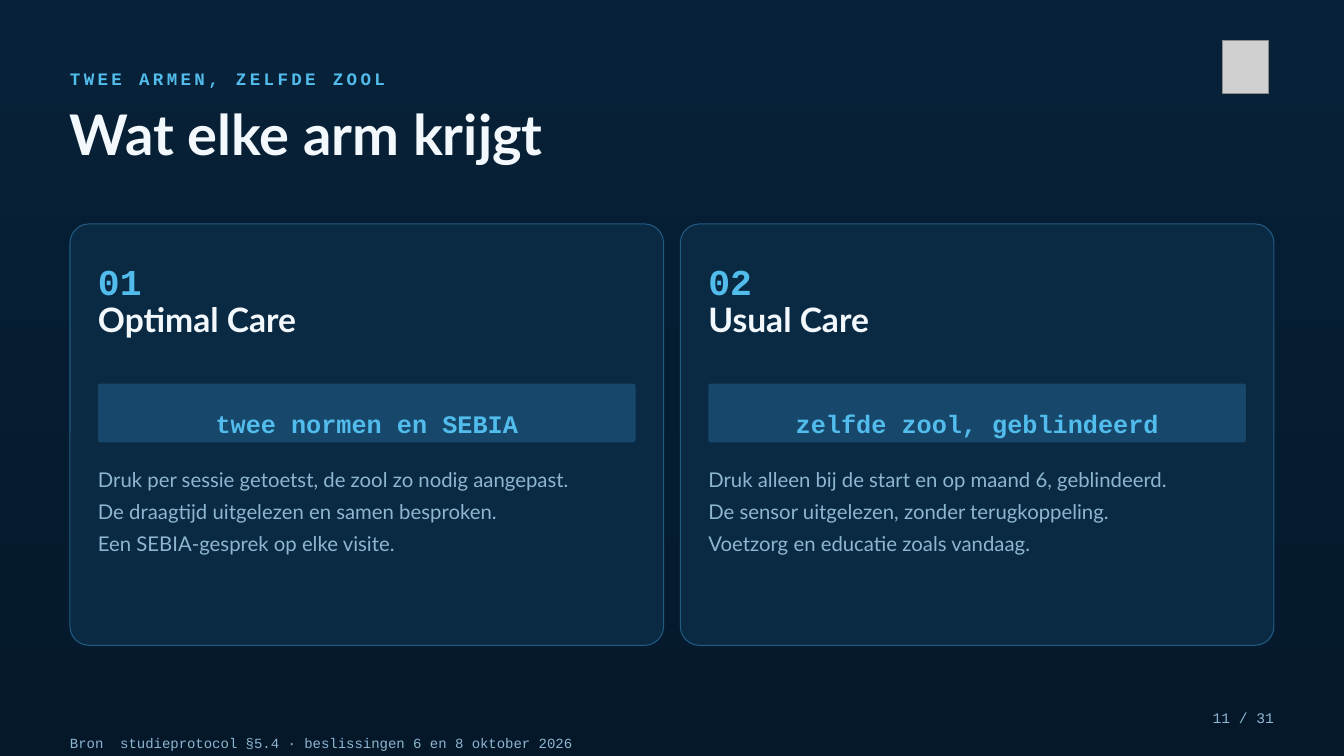
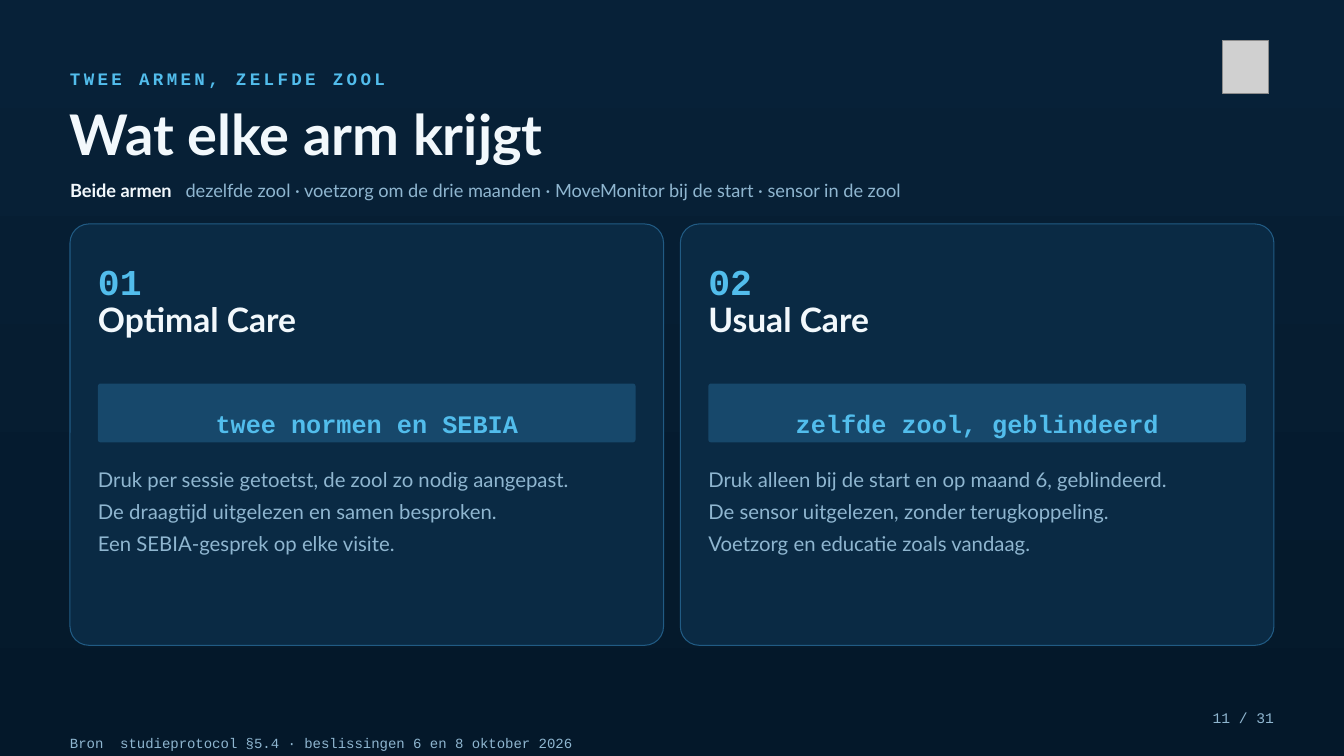
Before and after one commit to Dellfs/paradise-project, a slide deck: slide 11 of PARADISE_presentatie/PARADISE_az_groeninge.pptx. Drawn at 1344x756 pixels with LibreOffice and Linux fonts; fonts in the diff are those of the drawing; grey boxes stand for pictures. Boxes give left, top, right and bottom in pixels: in the first picture for what was removed or moved away, otherwise in the second. Text is boxed around its words. In the diff, an @@ line names an element or a change of style, - is before the commit and + after.

```diff
--- a/PARADISE_presentatie/PARADISE_az_groeninge.pptx
+++ b/PARADISE_presentatie/PARADISE_az_groeninge.pptx
@@ text added at [70, 183, 901, 201], 13 pt, text #8FB6D0 @@
+Beide armen dezelfde zool · voetzorg om de drie maanden · MoveMonitor bij de start · sensor in de zool
```
Also in this commit, not shown: 3 other slides changed.
